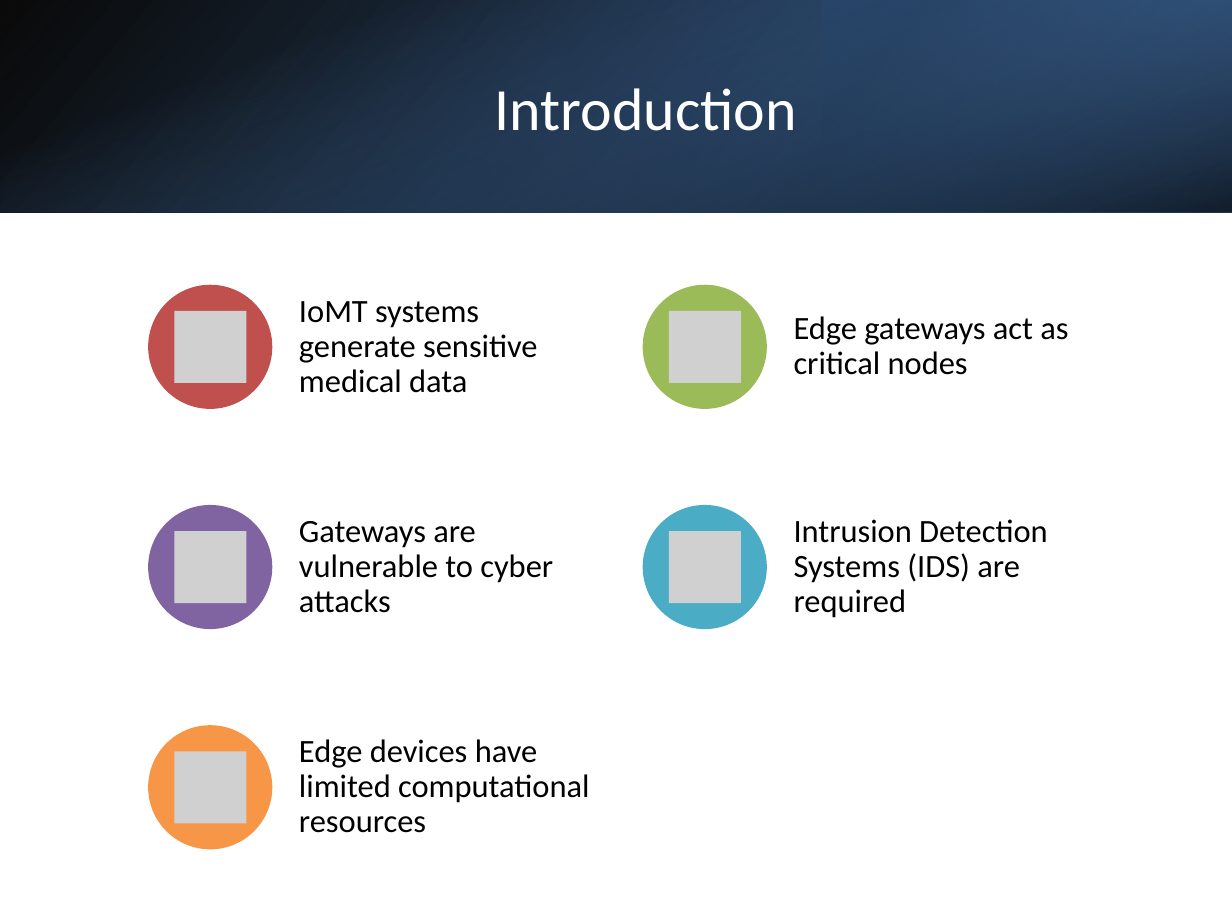
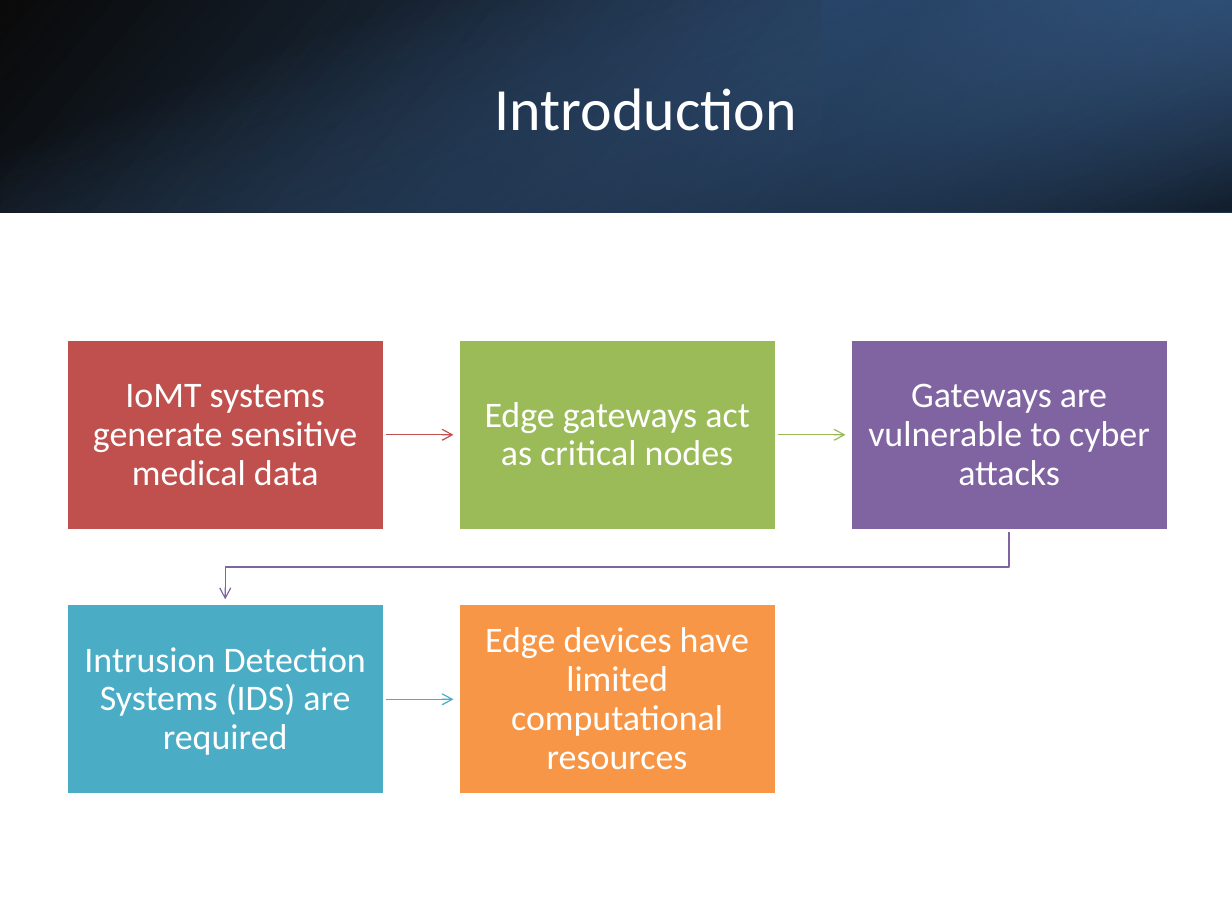
Before and after one commit to YMa10-ACS/Edge-IDS-Framework, a slide deck: slide 2 of Presentation/IoMT_IDS_Presentation.pptx. Drawn at 1232x924 pixels with LibreOffice and Linux fonts; fonts in the diff are those of the drawing; grey boxes stand for pictures. Boxes give left, top, right and bottom in pixels: in the first picture for what was removed or moved away, otherwise in the second. Text is boxed around its words. In the diff, an @@ line names an element or a change of style, - is before the commit and + after.

```diff
--- a/Presentation/IoMT_IDS_Presentation.pptx
+++ b/Presentation/IoMT_IDS_Presentation.pptx
@@ text "IoMT systems generate sensitive medical ...": place and size @@
-text "IoMT systems generate sensitive medical ..." at (299,301,538,393)
+text "IoMT systems generate sensitive medical ..." at (93,384,357,486)
@@ text "Edge gateways act as critical ...": place and size @@
-text "Edge gateways act as critical ..." at (794,316,1068,375)
+text "Edge gateways act as critical ..." at (485,402,749,465)
@@ text "Gateways are vulnerable to cyber ...": place and size @@
-text "Gateways are vulnerable to cyber ..." at (299,521,553,613)
+text "Gateways are vulnerable to cyber ..." at (868,383,1150,485)
@@ size 19 to 21 pt, text colour #000000 to #FFFFFF; alignment left to centre in 5 elements at (485,627,749,770), (93,384,357,486), (485,402,749,465), (868,383,1150,485), (84,647,366,755) @@
@@ text "Intrusion Detection Systems (IDS) are ...": place and size @@
-text "Intrusion Detection Systems (IDS) are ..." at (794,519,1048,618)
+text "Intrusion Detection Systems (IDS) are ..." at (84,647,366,755)
@@ text "Edge devices have limited computational ...": place and size @@
-text "Edge devices have limited computational ..." at (299,739,589,833)
+text "Edge devices have limited computational ..." at (485,627,749,770)
@@ group added at (67,339,1169,795): 5 rectangles, 4 freeform shapes @@
@@ group removed at (148,285,768,850): 5 ellipses, 5 pictures @@
```
Also in this commit, not shown: 2 other slides changed, 1 slide added, 2 slides removed, 6 other files.
